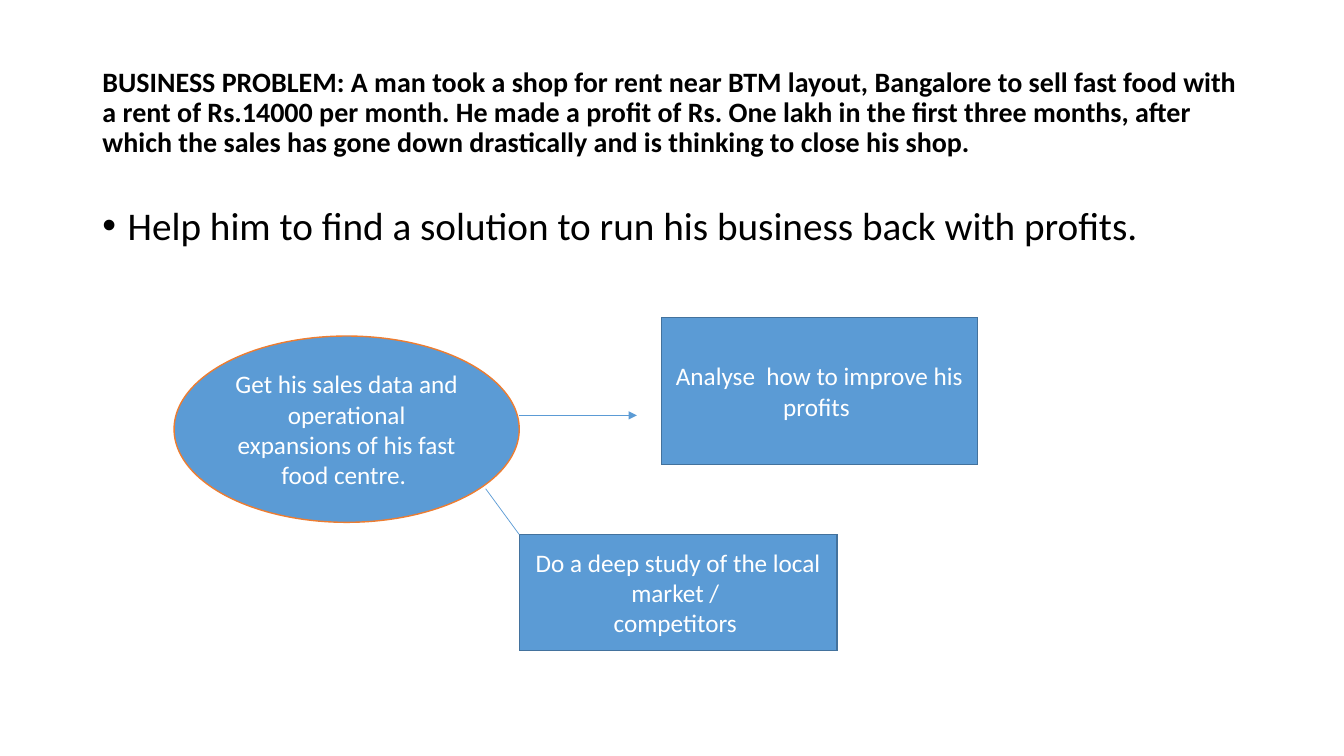
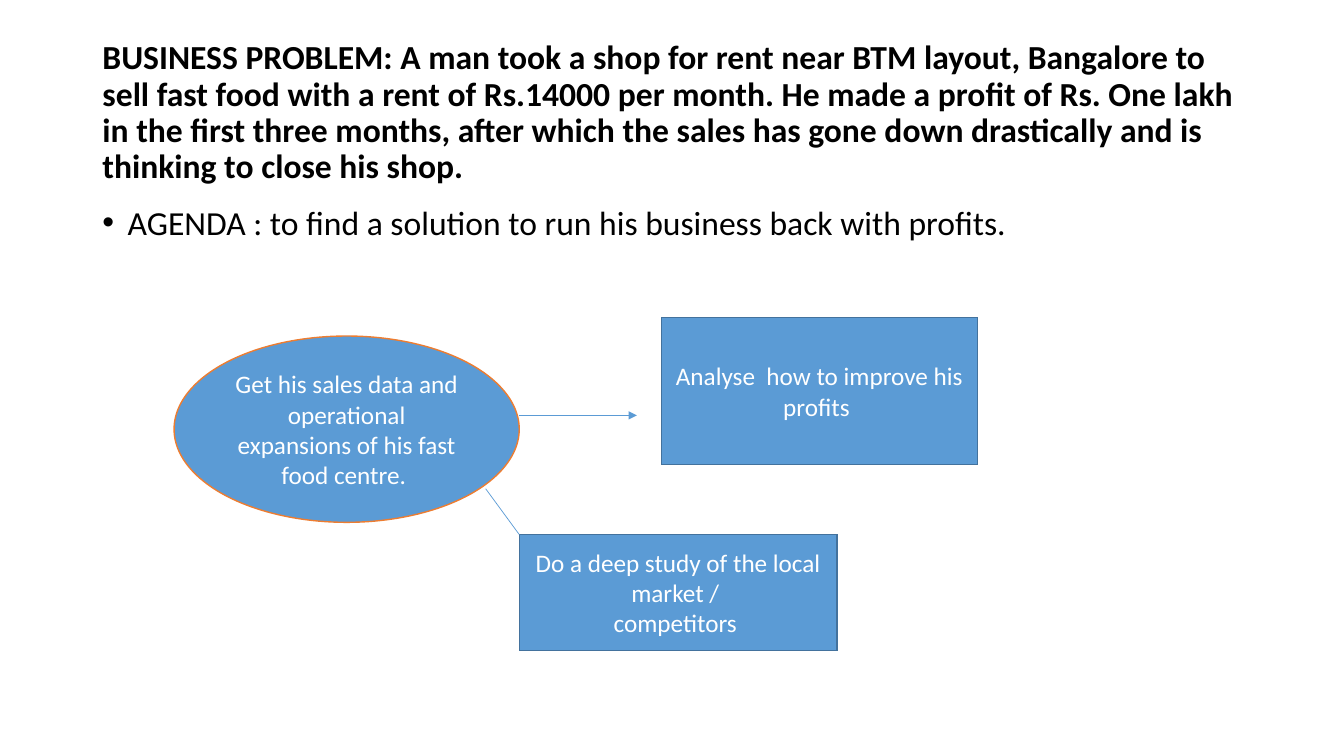
Before and after one commit to varshiniece/use_casestudy_FastfoodBiz, a slide deck: slide 2 of casestudy_btmFastfood.pptx. Drawn at 1344x756 pixels with LibreOffice and Linux fonts; fonts in the diff are those of the drawing. Boxes give left, top, right and bottom in pixels: in the first picture for what was removed or moved away, otherwise in the second. Text is boxed around its words. In the diff, an @@ line names an element or a change of style, - is before the commit and + after.

```diff
--- a/casestudy_btmFastfood.pptx
+++ b/casestudy_btmFastfood.pptx
@@ title "BUSINESS PROBLEM: A man took ..." at (x1=102, y1=45, x2=1233, y2=184): size 20 to 24 pt @@
@@ text at (x1=128, y1=211, x2=1006, y2=241): text changed; size 28 to 24 pt @@
-• Help him to find a solution to run his business back with profits.
+• AGENDA : to find a solution to run his business back with profits.
```
Also in this commit, not shown: 2 other slides changed.
